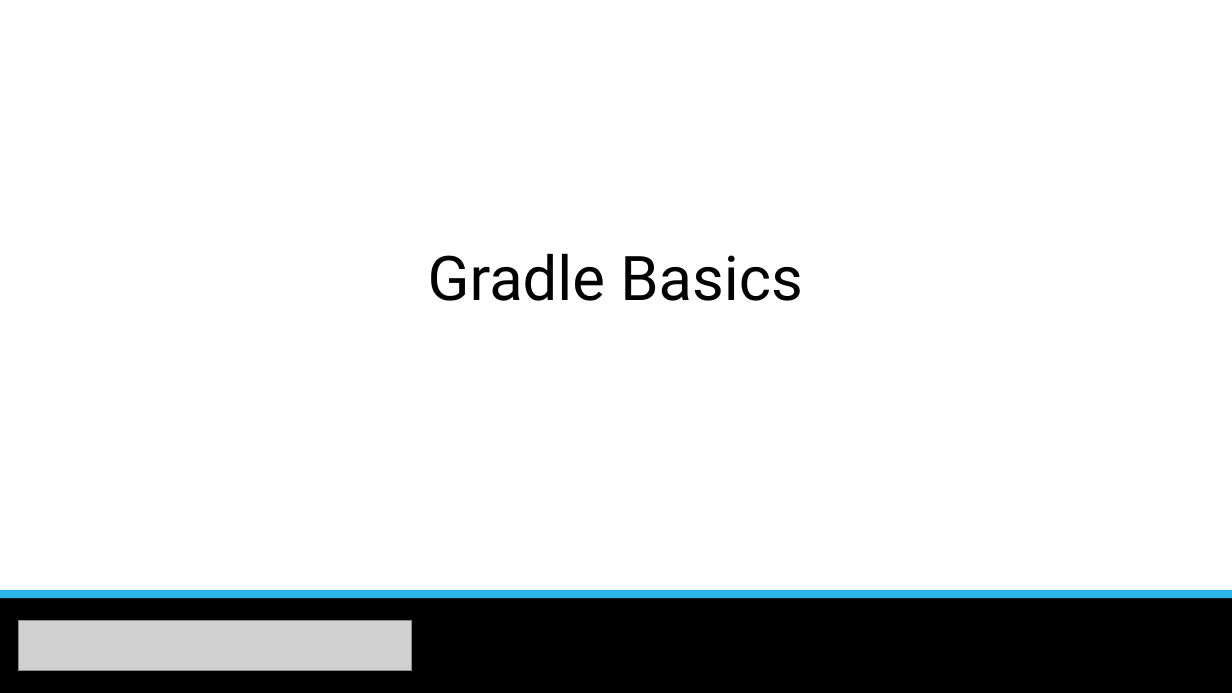
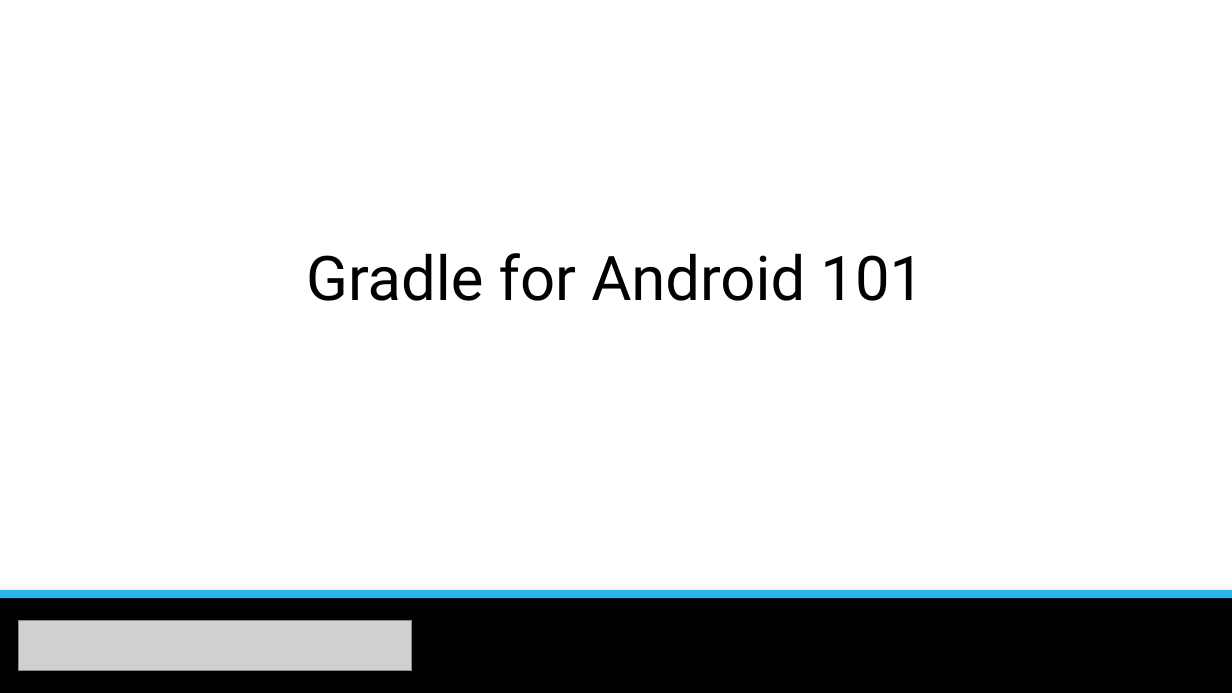
Before and after one commit to svetlin-mollov/GradleTraining, a slide deck: slide 1 of GradleBasics.pptx. Drawn at 1232x693 pixels with LibreOffice and Linux fonts; fonts in the diff are those of the drawing; grey boxes stand for pictures. Boxes give left, top, right and bottom in pixels: in the first picture for what was removed or moved away, otherwise in the second. Text is boxed around its words. In the diff, an @@ line names an element or a change of style, - is before the commit and + after.

Commit message:
Changed presentation name

```diff
--- a/GradleBasics.pptx
+++ b/GradleBasics.pptx
@@ title at <box>306,253,924,301</box>: text changed @@
-Gradle Basics
+Gradle for Android 101
```
